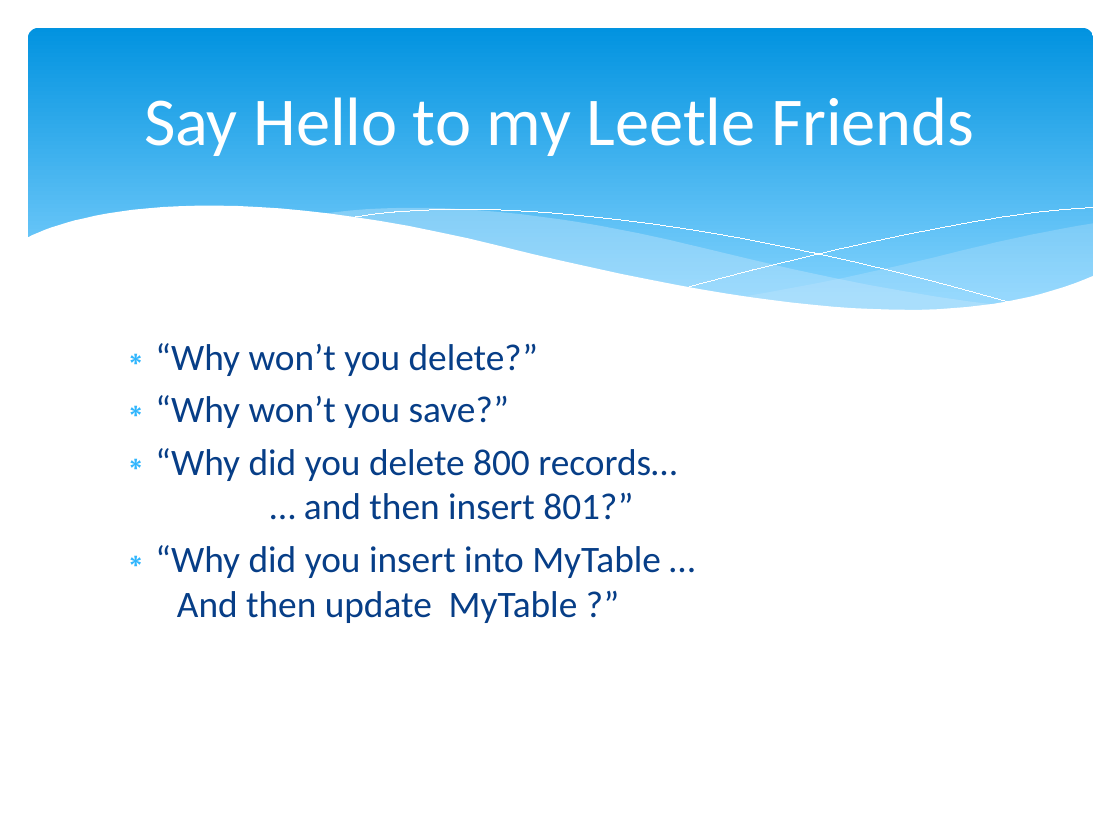
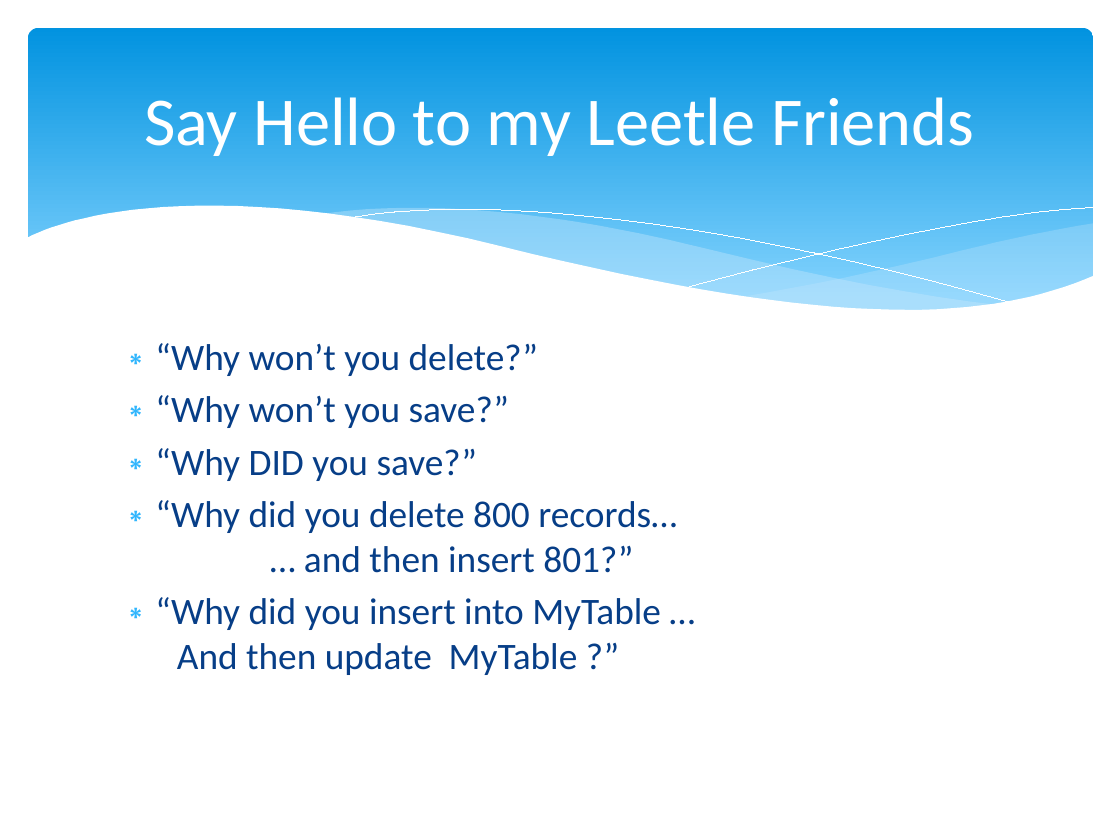
Before and after one commit to marcesher/mxunit-cfmeetups, a slide deck: slide 8 of CFObjective_ORMZen/preso/orm_zen.ppt.pptx (slide 7 before the commit). Drawn at 1120x840 pixels with LibreOffice and Linux fonts; fonts in the diff are those of the drawing. Boxes give left, top, right and bottom in pixels: in the first picture for what was removed or moved away, otherwise in the second. Text is boxed around its words. In the diff, an @@ line names an element or a change of style, - is before the commit and + after.

```diff
--- a/CFObjective_ORMZen/preso/orm_zen.ppt.pptx
+++ b/CFObjective_ORMZen/preso/orm_zen.ppt.pptx
@@ text at [155, 448, 477, 481]: paragraph added @@
+∗ “Why DID you save?”
```
Also in this commit, not shown: 2 other slides changed, 38 slides added, 10 other files.
